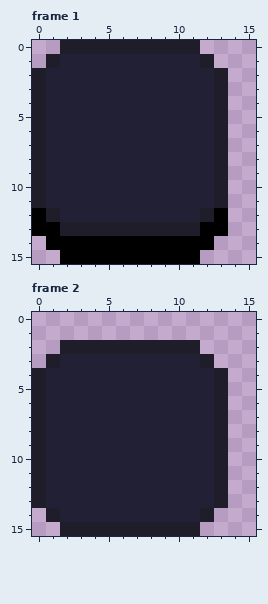
Edited in one commit: pixel-art file (sprites/key_black.ase). That is the earlier state.
16x16 pixels, 2 frames. Shown: frame 1, frame 2.
The result:
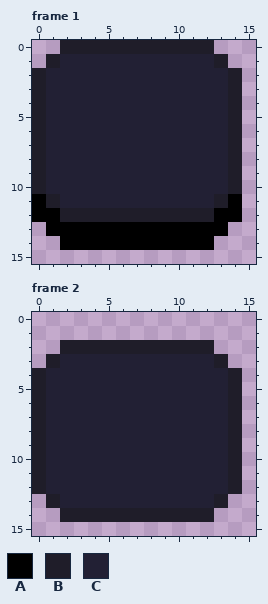
Palette (. is transparent): A #000000  B #1f1d29  C #222034
The author wrote: sprites: fix padding around keys
Diff:
Frame 1:
The edit adds colour A in rows 11 to 12 at x 14.
Colour B gives way to colour A in row 11 at x 0; in row 12 at x 1; in row 13 at x 2 to 11.
The edit adds colour B in row 0 at x 12; in row 1 at x 13; in rows 2 to 10 at x 14.
Colour C gives way to colour B in row 11 at x 1; in row 12 at x 2 to 11.
Colour B gives way to colour C in row 1 at x 12; in rows 2 to 10 at x 13.
Colour A is gone in row 13 at x 0; in row 14 at x 1; in row 15 at x 2 to 11.
Frame 2:
The edit adds colour B in row 2 at x 12; in row 3 at x 13; in rows 4 to 12 at x 14.
Colour C gives way to colour B in row 13 at x 1; in row 14 at x 2 to 11.
Colour B gives way to colour C in row 3 at x 12; in rows 4 to 12 at x 13.
Colour B is gone in row 13 at x 0; in row 14 at x 1; in row 15 at x 2 to 11.
Pixel boxes of the changes (left, top, right, bottom) in both pictures:
changed: (32, 40, 242, 264)
changed: (32, 340, 242, 536)
